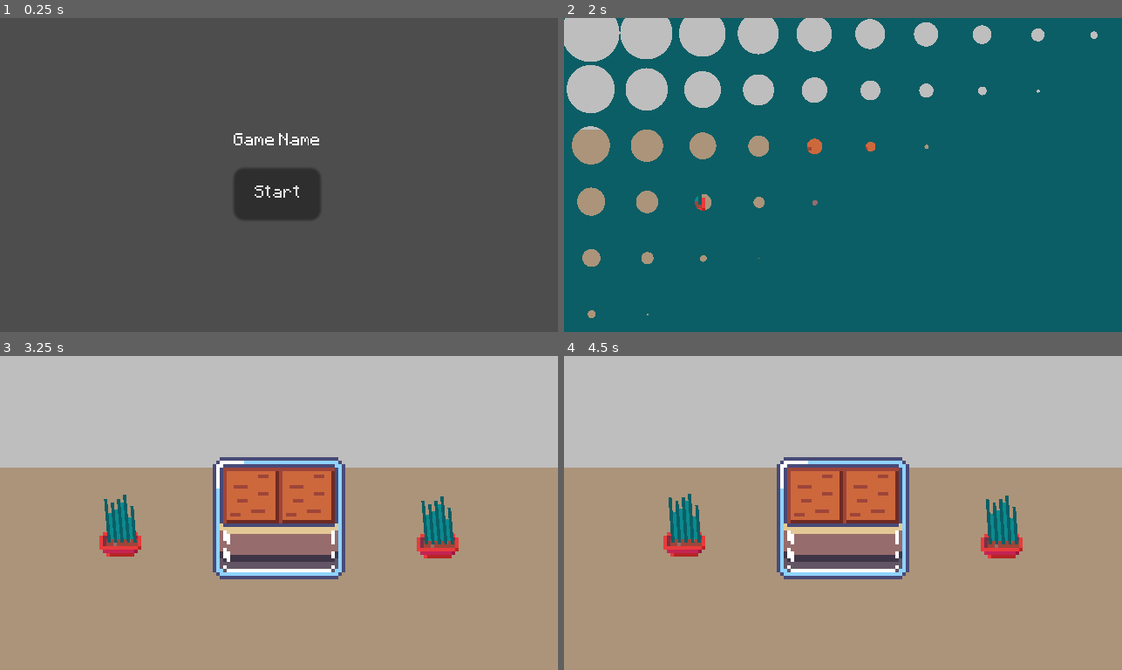
Above: before the commit, frames 1-4 (two rows, left to right).
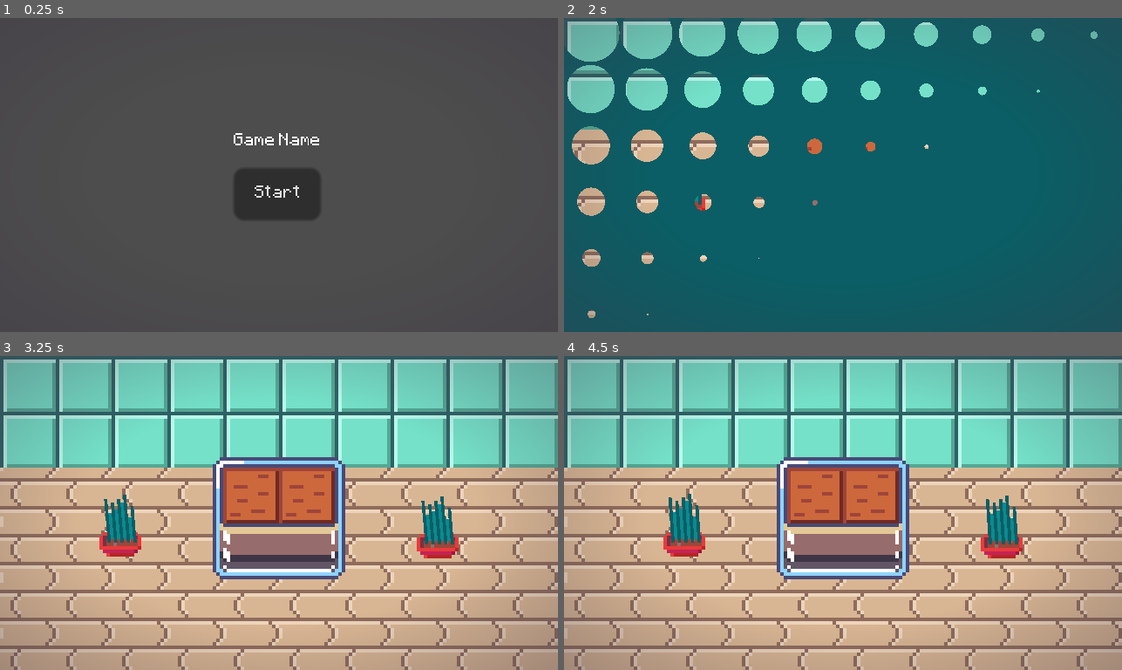
Above: after the commit, the same moments.

Repository: chybby/ldjam54
Game: Godot game, scene res://menus/main_menu/main_menu_screen.tscn
Same seed, same stepped clock (60 frames per second), same inputs: the game is played once before the commit and once after it.
Inputs (mouse positions are in pixels of both pictures, inside the frame that each line leads up to):
- Up to frame 1 (0.25 s): no input
- Up to frame 2 (2 s): click "Start" at 0.5 s; click "Start" at 1.25 s
- Up to frame 3 (3.25 s): move the mouse to (122, 522) at 2.02 s; press the mouse at (122, 522) at 2.03 s; move the mouse to (122, 525) at 2.77 s; release the mouse at (122, 525) at 2.78 s; click (122, 525) at 2.85 s
- Up to frame 4 (4.5 s): move the mouse to (999, 522) at 3.52 s; press the mouse at (999, 522) at 3.53 s; move the mouse to (999, 525) at 4.27 s; release the mouse at (999, 525) at 4.28 s; click (999, 525) at 4.35 s

The runs differ from the first frame. In frame 2, 11% of the frame differs, in the area x 0-96%, y 0-95%; in frame 3, 80%, in the area x 0-100%, y 0-100%; in frame 4, 80%.

Commit message:
Better background and weird vignette.

Diff:
--- /dev/null
+++ b/auto_load/vignette/vignette.gdshader
@@ -0,0 +1,10 @@
+shader_type canvas_item;
+
+uniform vec4 vignette_colour: source_color;
+uniform float vignette_intensity: hint_range(0.0, 1.0);
+
+void fragment() {
+	vec2 polar = UV - vec2(0.5, 0.5);
+    COLOR = vignette_colour;
+    COLOR.a *= length(polar) - 1.0 + vignette_intensity;
+}
--- /dev/null
+++ b/auto_load/vignette/vignette.tscn
@@ -0,0 +1,20 @@
+[gd_scene load_steps=3 format=3 uid="uid://cb1la54vpbbrf"]
+
+[ext_resource type="Shader" path="res://auto_load/vignette/vignette.gdshader" id="1_1p25b"]
+
+[sub_resource type="ShaderMaterial" id="ShaderMaterial_h7vdj"]
+shader = ExtResource("1_1p25b")
+shader_parameter/vignette_colour = Color(0.243137, 0.207843, 0.27451, 1)
+shader_parameter/vignette_intensity = 0.65
+
+[node name="Vignette" type="CanvasLayer"]
+layer = 20
+
+[node name="ColorRect" type="ColorRect" parent="."]
+material = SubResource("ShaderMaterial_h7vdj")
+anchors_preset = 15
+anchor_right = 1.0
+anchor_bottom = 1.0
+grow_horizontal = 2
+grow_vertical = 2
+mouse_filter = 2
--- a/project.godot
+++ b/project.godot
@@ -20,6 +20,7 @@
 
 GameEvents="*res://auto_load/game_events/game_events.tscn"
 ScreenTransition="*res://auto_load/screen_transition/screen_transition.tscn"
+Vignette="*res://auto_load/vignette/vignette.tscn"
 
 [display]
 
Binary file changed: assets/spritesheet.png
Binary file changed: spritesheet.aseprite
